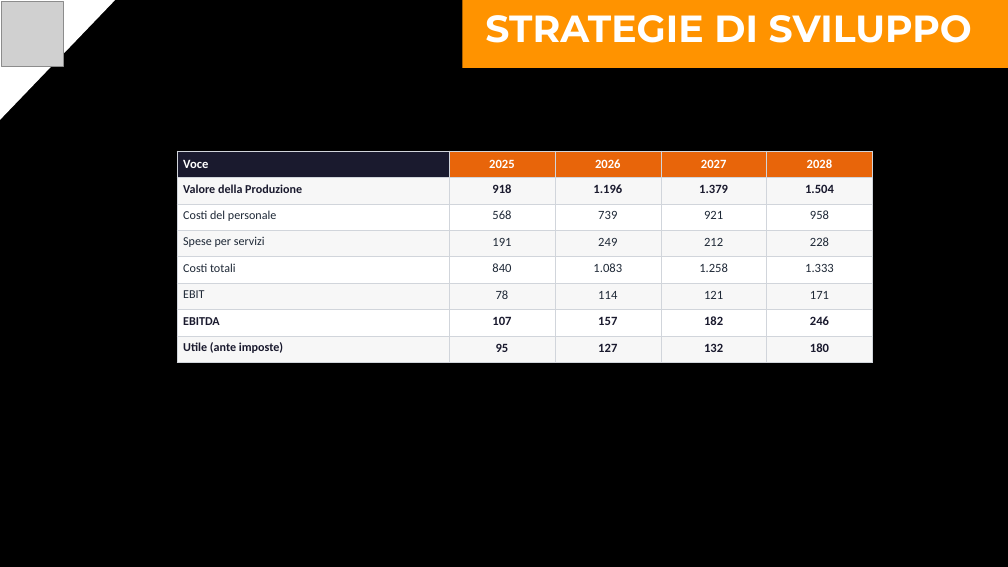
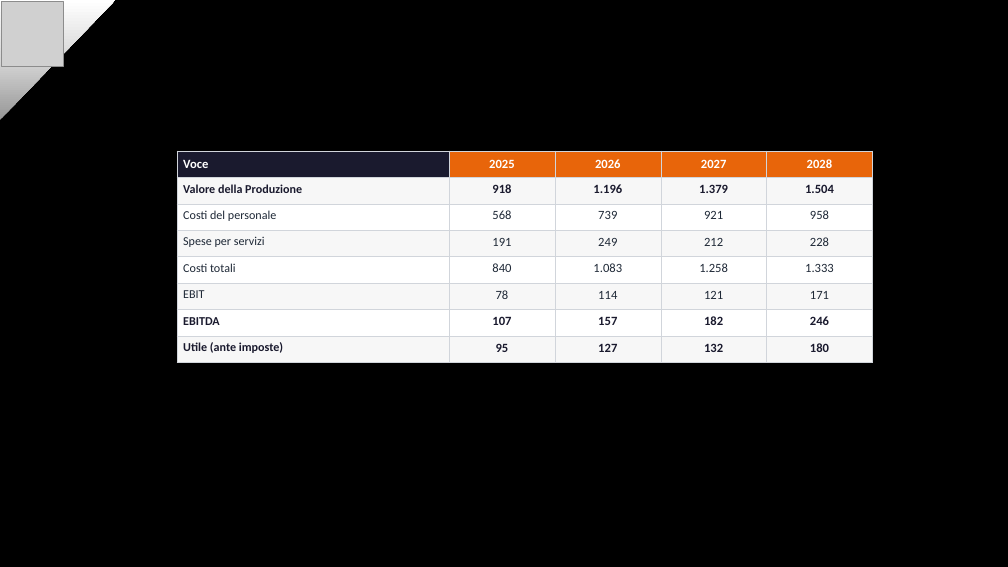
Before and after one commit to andrea4444442/Meta-S.r.l, a slide deck: slide 10 of META copy.pptx. Drawn at 1008x567 pixels with LibreOffice and Linux fonts; fonts in the diff are those of the drawing; grey boxes stand for pictures. Boxes give left, top, right and bottom in pixels: in the first picture for what was removed or moved away, otherwise in the second. Text is boxed around its words. In the diff, an @@ line names an element or a change of style, - is before the commit and + after.

```diff
--- a/META copy.pptx
+++ b/META copy.pptx
@@ half frame at [0, 0, 116, 120]: fill #FFFFFF to gradient #979797 to #D7D7D7 to #FFFFFF @@
@@ rectangle removed at [463, 0, 1008, 67] @@
@@ text removed at [485, 15, 972, 43] @@
-STRATEGIE DI SVILUPPO
```
Also in this commit, not shown: 8 other slides changed, 7 slides added, 1 other file.
